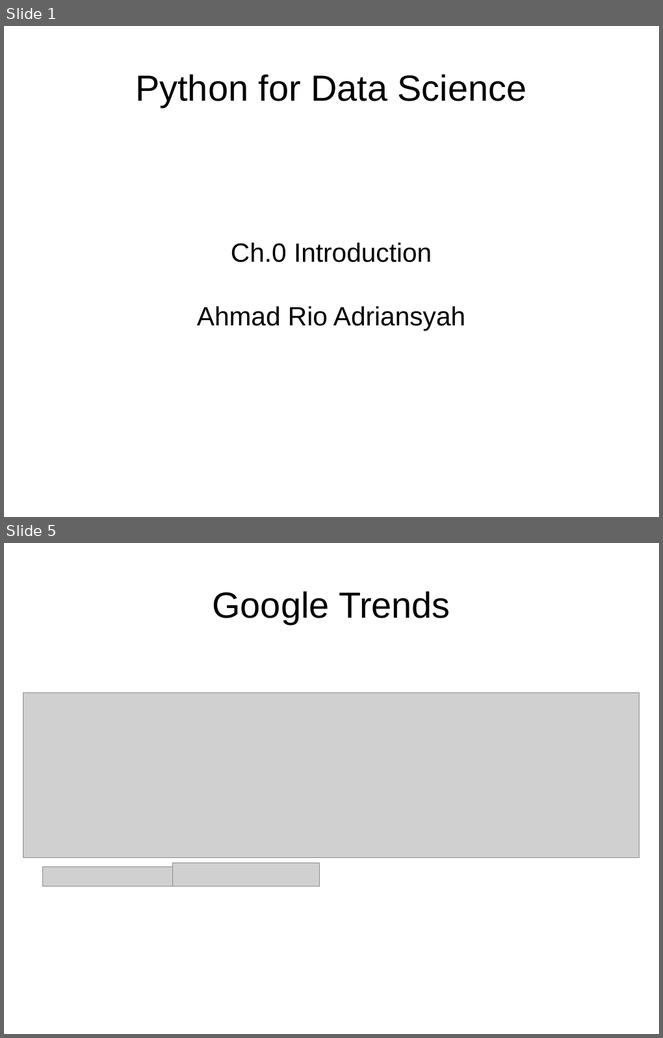
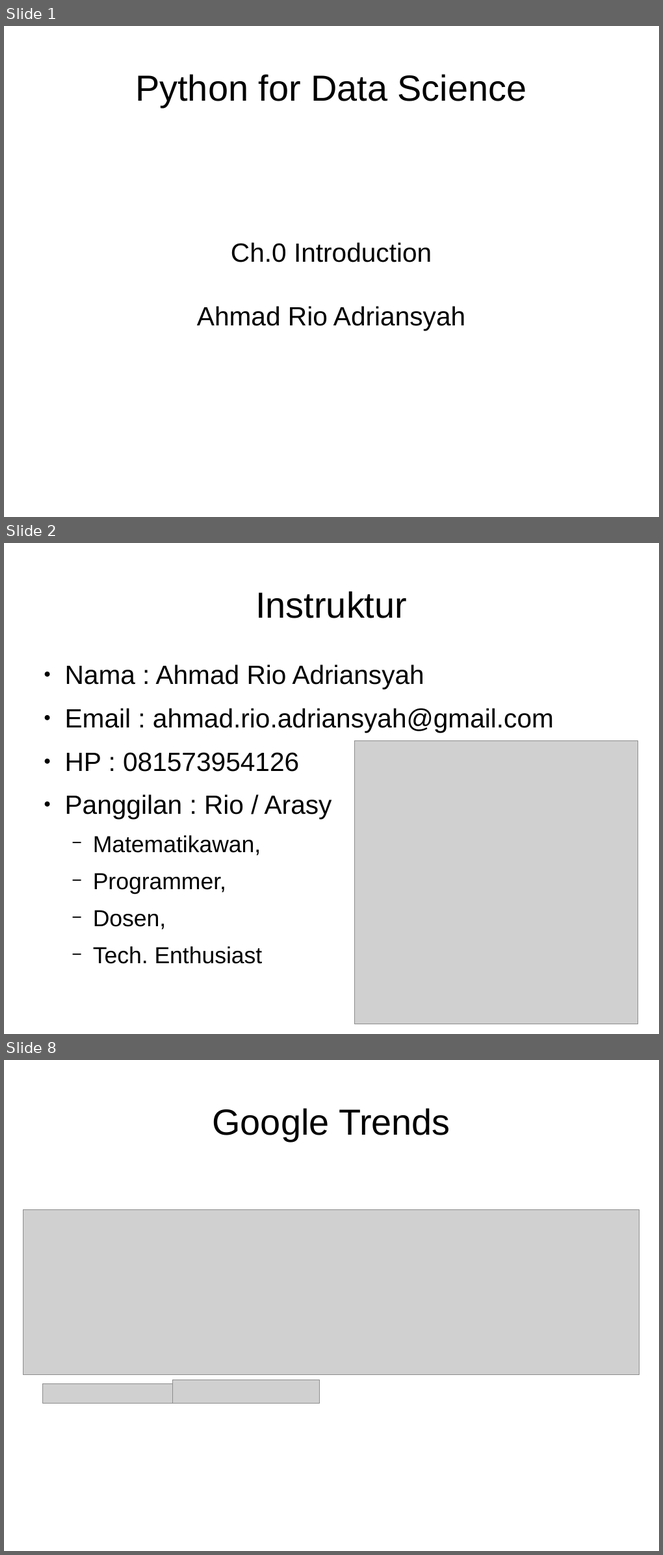
Before and after one commit to Arasy/SlidePythonDataScience, a slide deck: Ch0-Intro.odp. Shown one above the other, each under a label of ours: slides 1 and 5 before the commit, slides 1, 2 and 8 after it; the slides between them are not shown. The pictures are 663x1038 and 663x1555 pixels, drawn with LibreOffice and Linux fonts; fonts in the diff are those of the drawing; grey boxes stand for pictures. Boxes give left, top, right and bottom in pixels: in the first picture for what was removed or moved away, otherwise in the second. Text is boxed around its words. In the diff, an @@ line names an element or a change of style, - is before the commit and + after.

```diff
--- a/Ch0-Intro.odp
+++ b/Ch0-Intro.odp
@@ slide 2 added at <box>4,543,659,1034</box>, background #FFFFFF @@
@@ title added at <box>256,591,407,618</box>, 44 pt, text #000000 @@
+Instruktur
@@ text added at <box>65,665,554,930</box>, 32 pt, text #000000 @@
+● Nama : Ahmad Rio Adriansyah
+● Email : ahmad.rio.adriansyah@gmail.com
+● HP : 081573954126
+● Panggilan : Rio / Arasy
+  − Matematikawan,
+  − Programmer,
+  − Dosen,
+  − Tech. Enthusiast
@@ picture added at <box>355,741,638,1025</box> @@
@@ what was slide 5 is now slide 8 @@
```
Also in this commit, not shown: 2 slides changed, 3 other slides added, 1 slide removed.
